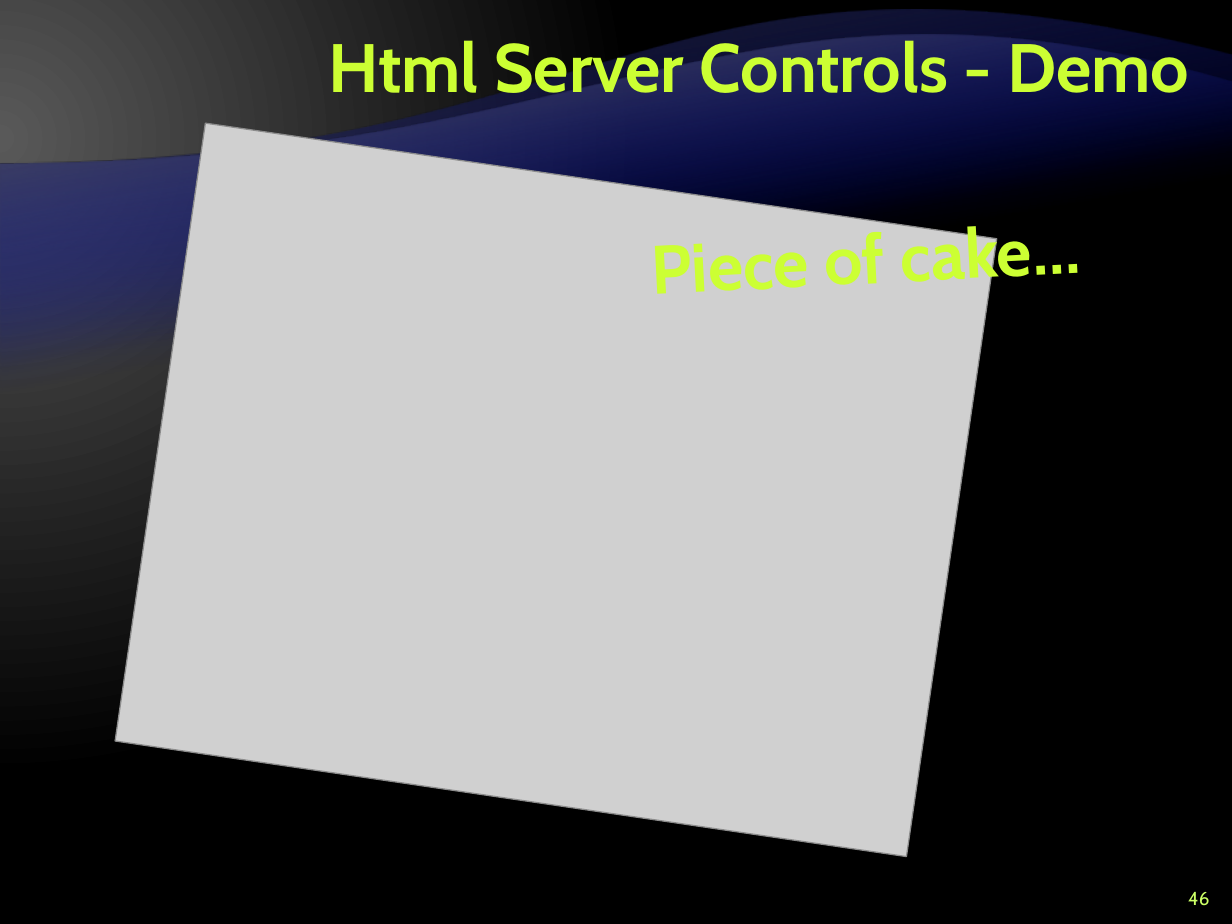
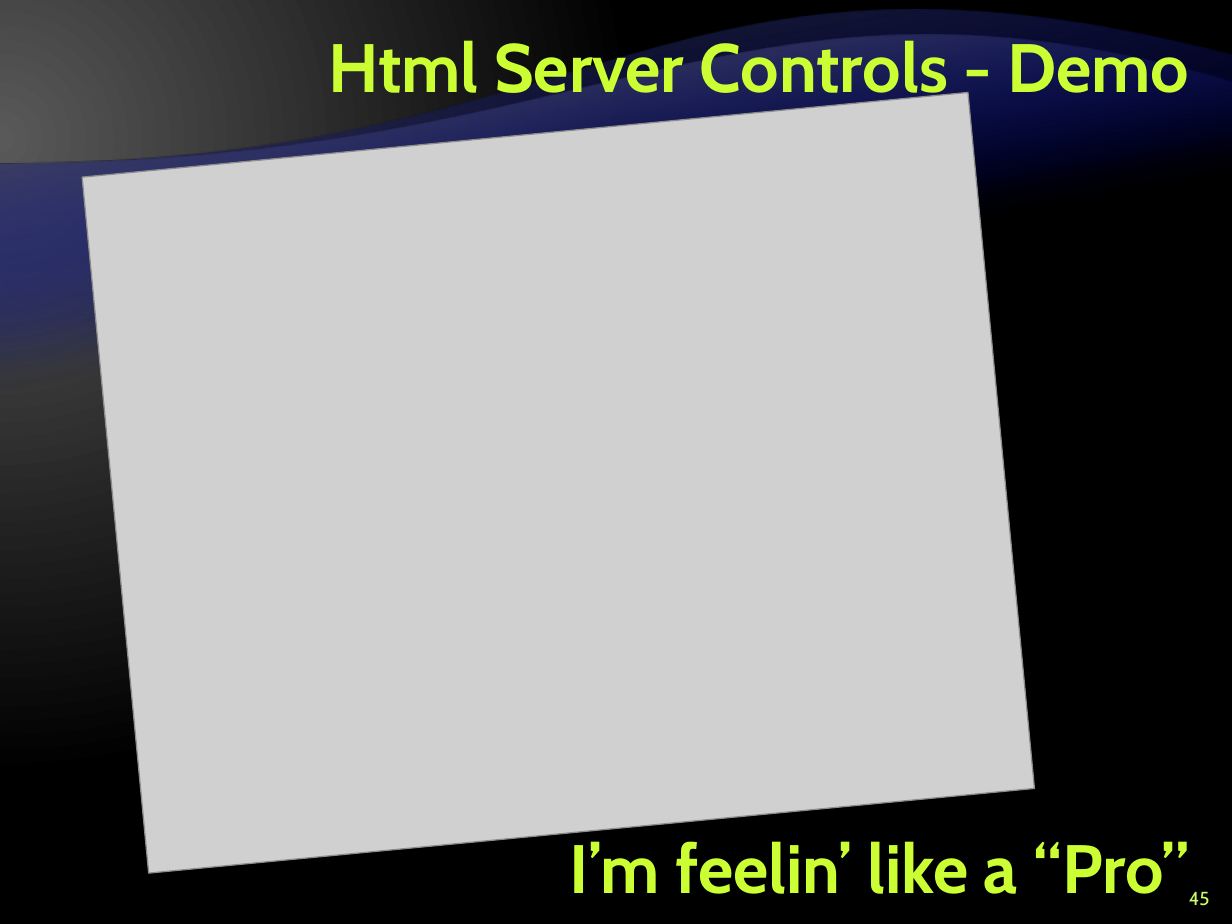
Before and after one commit to Graveheart/aspnetcourse, a slide deck: slide 45 of lectures/8. ASP.NET – Part I.pptx (slide 46 before the commit). Drawn at 1232x924 pixels with LibreOffice and Linux fonts; fonts in the diff are those of the drawing; grey boxes stand for pictures; background and template pictures are left out. Boxes give left, top, right and bottom in pixels: in the first picture for what was removed or moved away, otherwise in the second. Text is boxed around its words. In the diff, an @@ line names an element or a change of style, - is before the commit and + after.

```diff
--- a/lectures/8. ASP.NET – Part I.pptx
+++ b/lectures/8. ASP.NET – Part I.pptx
@@ picture at <box>82,92,1034,874</box>: rotation 8 to 354 degrees @@
@@ text removed at <box>652,218,1082,296</box> @@
-Piece of cake…
@@ text added at <box>570,841,1188,894</box>, 40 pt, text #CCFF33, bold @@
+I’m feelin’ like a “Pro”
@@ page number at <box>1189,891,1210,906</box>: text changed @@
-46
+45
```
Also in this commit, not shown: 2 other slides changed, 1 slide removed.
